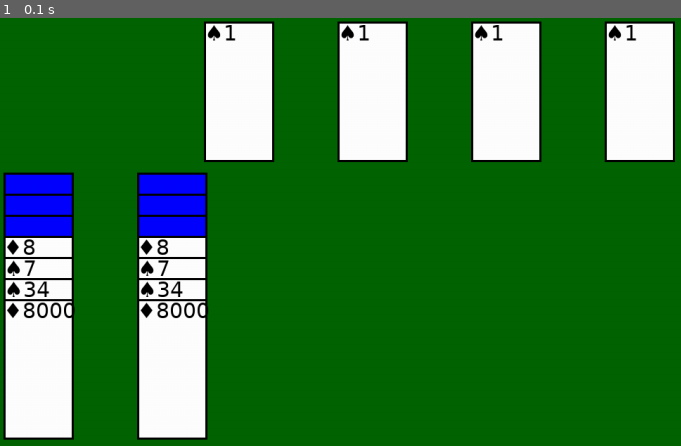
Above: before the commit, frame 1.
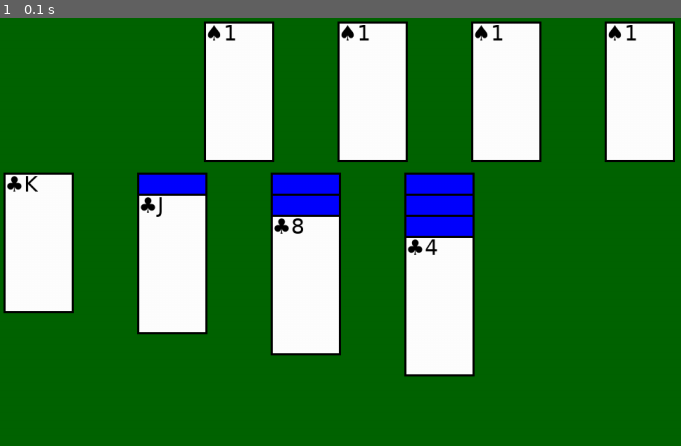
Above: after the commit, the same moment.

Repository: sboursault/py-solitaire
Game: pygame game, started from main.py
The game is run twice, just before and just after one commit, with the same random seed, the same clock (stepped at 60 frames per second) and the same inputs.
Inputs:
- Up to frame 1 (0.1 s): no input

The runs differ from the first frame. In frame 1, 19% of the frame differs, in the area x 0-70%, y 35-99%.

Commit message:
5th commit

Diff:
--- a/main.py
+++ b/main.py
@@ -3,47 +3,111 @@
 
 import pygame
 import pygame.freetype  # Import the freetype module.
-from pygame import Surface, SurfaceType
 
-pygame.init()
+from ui import render_card, render_stack
 
-# GAME_FONT = pygame.freetype.Font("your_font.ttf", 24)
-GAME_FONT = pygame.freetype.SysFont('DejaVu Sans', 30)
+
+
+cards = [
+    '♠1',
+    '♠2',
+    '♠3',
+    '♠4',
+    '♠5',
+    '♠6',
+    '♠7',
+    '♠8',
+    '♠9',
+    '♠10',
+    '♠J',
+    '♠Q',
+    '♠K',
+
+    '♥1',
+    '♥2',
+    '♥4',
+    '♥5',
+    '♥6',
+    '♥7',
+    '♥8',
+    '♥9',
+    '♥10',
+    '♥J',
+    '♥Q',
+    '♥K',
+
+    '♦1',
+    '♦2',
+    '♦3',
+    '♦4',
+    '♦5',
+    '♦6',
+    '♦7',
+    '♦8',
+    '♦9',
+    '♦10',
+    '♦J',
+    '♦Q',
+    '♦K',
+
+    '♣1',
+    '♣2',
+    '♣3',
+    '♣4',
+    '♣5',
+    '♣6',
+    '♣7',
+    '♣8',
+    '♣9',
+    '♣10',
+    '♣J',
+    '♣Q',
+    '♣K',
+]
+
+COL_WIDTH = 190
 
 COL_TOP = 220
-COL_WIDTH = 190
-SPACE_WITHIN_COL = 30
 
 
-def render_stack(screen: Surface, stack: dict, pos: tuple[int, int]):
-    count = 0
-    for card in stack['face_down']:
-        render_card(screen, card, (pos[0], pos[1] + SPACE_WITHIN_COL * count), face_down=True)
-        count = count + 1
-    # render_card(screen, stack['face_down'][0], (pos[0], pos[1] + SPACE_WITHIN_COL * count), face_down=True)
-    # count = count + 1
-    # render_card(screen, stack['face_down'][1], (pos[0], pos[1] + SPACE_WITHIN_COL * count), face_down=True)
-    # count = count + 1
-    # render_card(screen, stack['face_down'][2], (pos[0], pos[1] + SPACE_WITHIN_COL * count), face_down=True)
-    # count = count + 1
-    for card in stack['face_up']:
-        render_card(screen, card, (pos[0], pos[1] + SPACE_WITHIN_COL * count))
-        count = count + 1
-    # render_card(screen, stack['face_up'][0], (pos[0], pos[1] + SPACE_WITHIN_COL * count))
-    # count = count + 1
-    # render_card(screen, stack['face_up'][1], (pos[0], pos[1] + SPACE_WITHIN_COL * count))
-    # count = count + 1
-    # render_card(screen, stack['face_up'][2], (pos[0], pos[1] + SPACE_WITHIN_COL * count))
 
+stacks = [
+    {
+        'face_down': [
+        ],
+        'face_up': [
+            cards.pop(),
+        ],
+    },
+    {
+        'face_down': [
+            cards.pop(),
+        ],
+        'face_up': [
+            cards.pop(),
+        ],
+    },
+    {
+        'face_down': [
+            cards.pop(),
+            cards.pop(),
+        ],
+        'face_up': [
+            cards.pop(),
+        ],
+    },
+    {
+        'face_down': [
+            cards.pop(),
+            cards.pop(),
+            cards.pop(),
+        ],
+        'face_up': [
+            cards.pop(),
+        ],
+    },
 
-def render_card(screen: Surface, value: str, pos: tuple[int, int], face_down=False):
-    if face_down:
-        pygame.draw.rect(screen, "blue", (pos, (100, 200)))
-        pygame.draw.rect(screen, "black", (pos, (100, 200)), 3)
-    else:
-        pygame.draw.rect(screen, "white", (pos, (100, 200)))
-        pygame.draw.rect(screen, "black", (pos, (100, 200)), 3)
-        GAME_FONT.render_to(screen, (pos[0] + 5, pos[1] + 5), value, (0, 0, 0))
+]
 
 
 def main() -> None:
@@ -70,33 +134,13 @@
         render_card(screen, '♠1', (290 + COL_WIDTH * 2, 5))
         render_card(screen, '♠1', (290 + COL_WIDTH * 3, 5))
 
-        stack = {
-            'face_down': [
-                '♠1',
-                '♠2',
-                '♠3',
-            ],
-            'face_up': [
-                '♦8',
-                '♠7',
-                '♠34',
-                '♦8000',
-            ],
-        }
 
-        # render_card(screen, '♣10', (5, col_top))
-        render_stack(screen, stack, (5, COL_TOP))
-        render_stack(screen, stack, (5 + COL_WIDTH, COL_TOP))
 
-        #render_card(screen, '♠K', (5 + COL_WIDTH, COL_TOP), face_down=True)
-        #render_card(screen, '♠K', (5 + COL_WIDTH * 2, COL_TOP), face_down=True)
-        #render_card(screen, '♠K', (5 + COL_WIDTH * 3, COL_TOP), face_down=True)
-        #render_card(screen, '♠K', (5 + COL_WIDTH * 4, COL_TOP), face_down=True)
-        #render_card(screen, '♠K', (5 + COL_WIDTH * 5, COL_TOP), face_down=True)
-        #render_card (screen, '♠K', (5 + COL_WIDTH * 6, COL_TOP), face_down=True)
+        count = 0
+        for stack in stacks:
+            render_stack(screen, stack, (5 + COL_WIDTH * count, COL_TOP))
+            count = count + 1
 
-        #render_card(screen, '♠K', (5 + COL_WIDTH, COL_TOP + SPACE_WITHIN_COL))
-        #render_card(screen, '♠K', (5 + COL_WIDTH, COL_TOP + SPACE_WITHIN_COL * 2))
 
         keys = pygame.key.get_pressed()
         if keys[pygame.K_w]:
--- /dev/null
+++ b/ui.py
@@ -0,0 +1,30 @@
+import pygame
+from pygame import Surface
+
+pygame.init()
+
+SPACE_WITHIN_COL = 30
+
+# GAME_FONT = pygame.freetype.Font("your_font.ttf", 24)
+GAME_FONT = pygame.freetype.SysFont('DejaVu Sans', 30)
+
+
+def render_stack(screen: Surface, stack: dict, pos: tuple[int, int]):
+    count = 0
+    for card in stack['face_down']:
+        render_card(screen, card, (pos[0], pos[1] + SPACE_WITHIN_COL * count), face_down=True)
+        count = count + 1
+    for card in stack['face_up']:
+        render_card(screen, card, (pos[0], pos[1] + SPACE_WITHIN_COL * count))
+        count = count + 1
+
+
+def render_card(screen: Surface, value: str, pos: tuple[int, int], face_down=False):
+    if face_down:
+        pygame.draw.rect(screen, "blue", (pos, (100, 200)))
+        pygame.draw.rect(screen, "black", (pos, (100, 200)), 3)
+    else:
+        pygame.draw.rect(screen, "white", (pos, (100, 200)))
+        pygame.draw.rect(screen, "black", (pos, (100, 200)), 3)
+        color = 'red' if value[0] in ['♦', '♥'] else 'black'
+        GAME_FONT.render_to(screen, (pos[0] + 5, pos[1] + 5), value, color)
